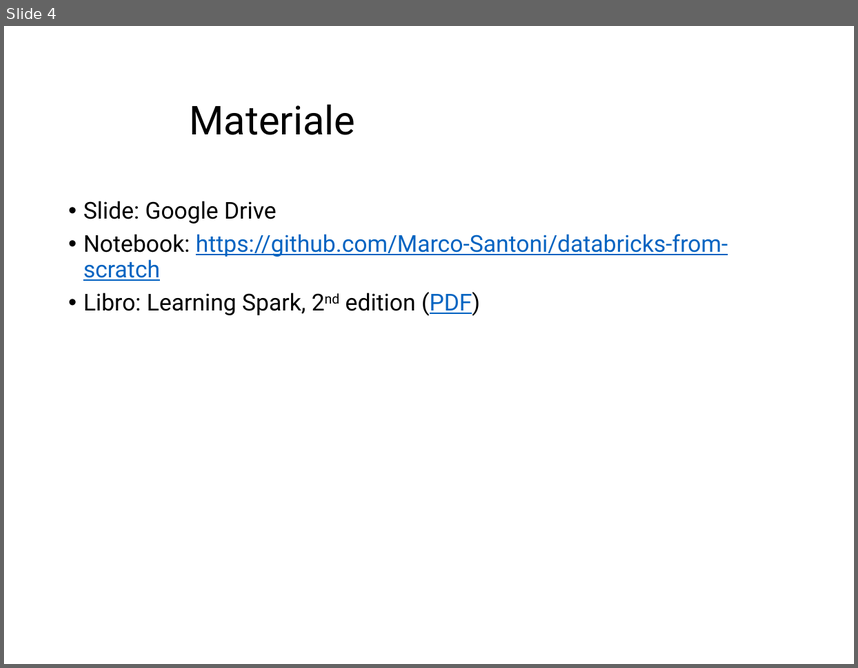
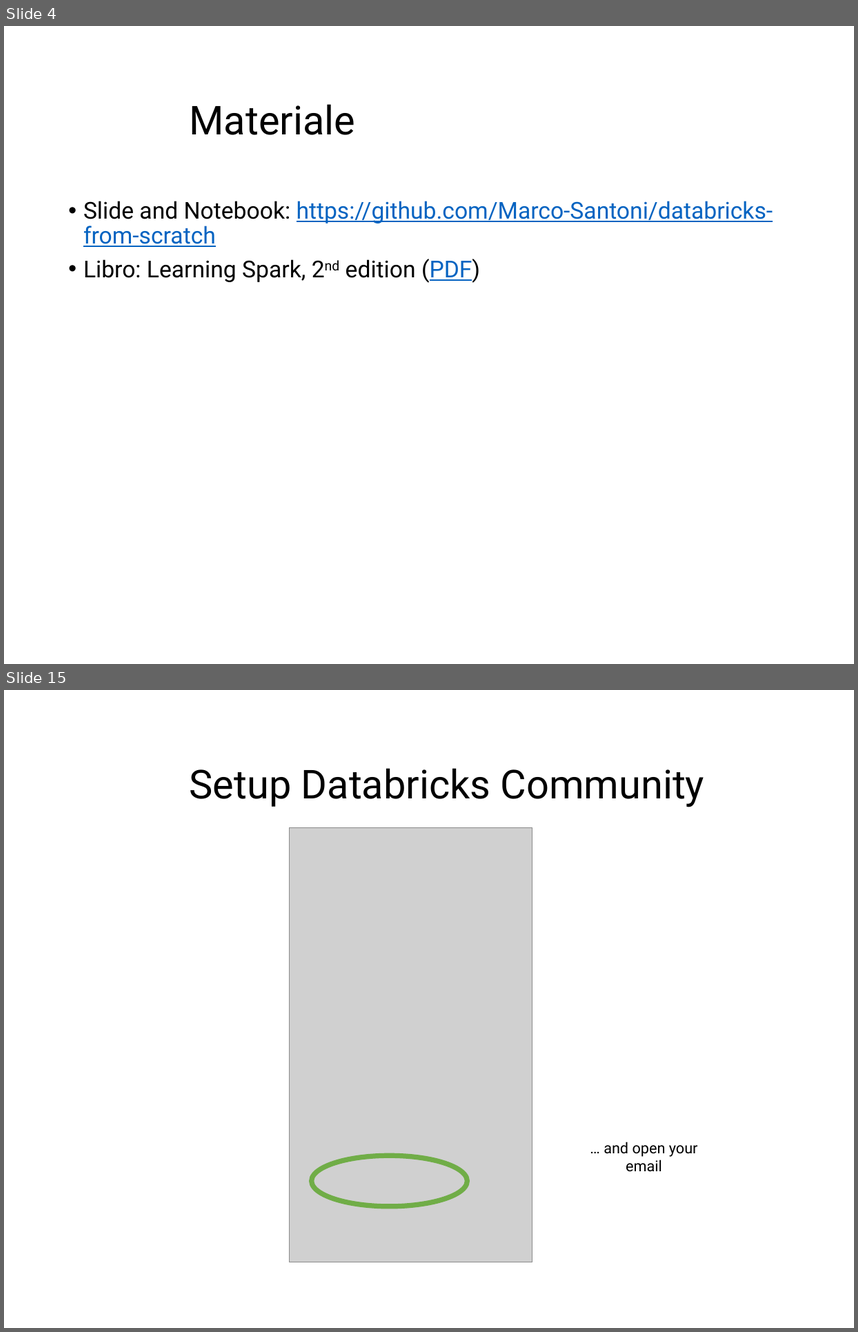
Before and after one commit to Marco-Santoni/databricks-from-scratch, a slide deck: training-spark/0_Intro_v1.pptx. Shown one above the other, each under a label of ours: slide 4 before the commit, slides 4 and 15 after it; the slides between them are not shown. The pictures are 858x668 and 858x1332 pixels, drawn with LibreOffice and Linux fonts; fonts in the diff are those of the drawing; grey boxes stand for pictures; background and template pictures are left out. Boxes give left, top, right and bottom in pixels: in the first picture for what was removed or moved away, otherwise in the second. Text is boxed around its words. In the diff, an @@ line names an element or a change of style, - is before the commit and + after.

```diff
--- a/training-spark/0_Intro_v1.pptx
+++ b/training-spark/0_Intro_v1.pptx
@@ slide 15 added at (4, 690, 854, 1328), background #FFFFFF @@
@@ title added at (190, 768, 705, 807), 48 pt, text #000000 @@
+Setup Databricks Community
@@ picture added at (289, 827, 533, 1262) @@
@@ text added at (604, 1141, 698, 1172), 18 pt, text #000000 @@
+… and open your email
@@ ellipse added at (311, 1155, 467, 1206), outline #70AD47 6 pt @@
@@ slide 4 changed as well @@
@@ text at (83, 201, 773, 247): text changed @@
-• Slide: Google Drive
-• Notebook: https://github.com/Marco-Santoni/databricks-from-scratch
+• Slide and Notebook: https://github.com/Marco-Santoni/databricks-from-scratch
```
Also in this commit, not shown: 1 other slide changed, 11 other slides added, 1 slide removed.
